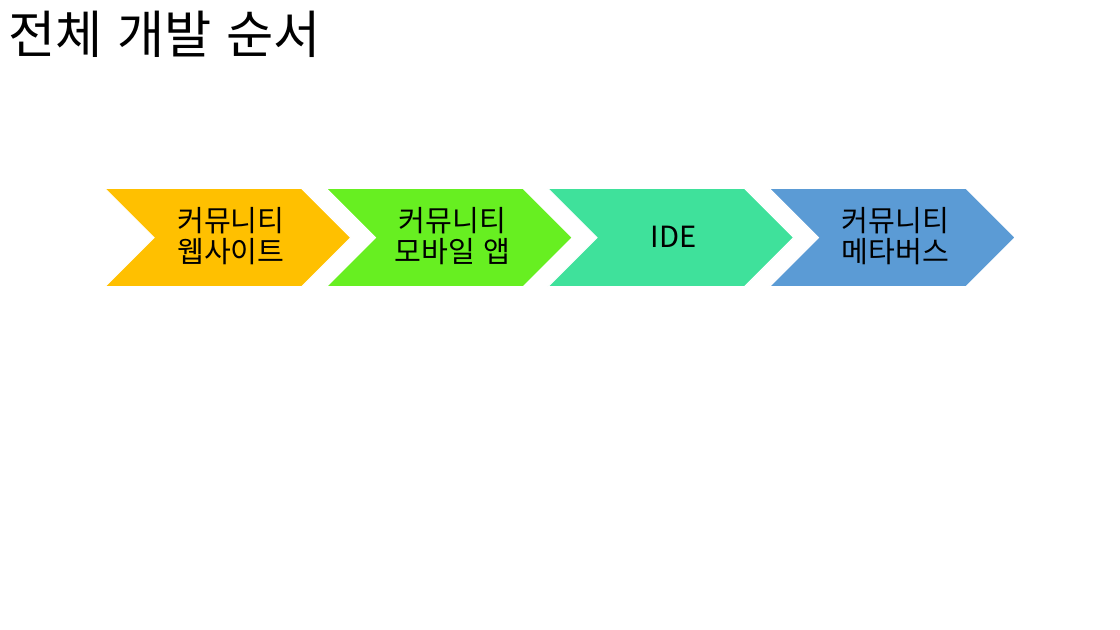
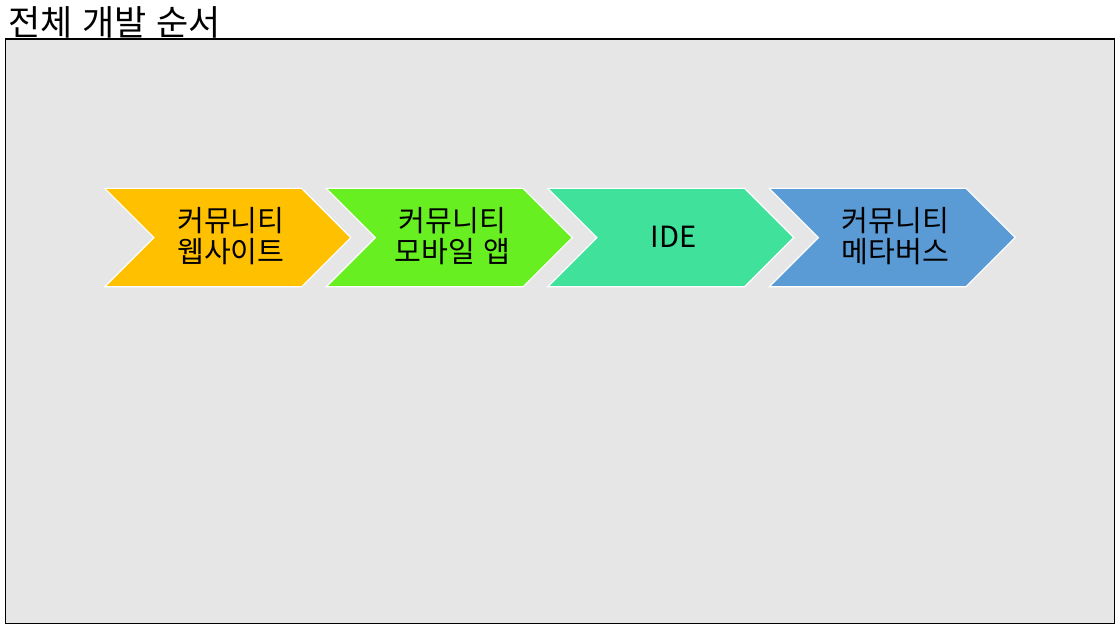
Before and after one commit to kkevin811015/MyDepartmentArchive, a slide deck: slide 2 of Documents/Requirements/service_order_client/raw/학과 커뮤니티 웹사이트 및 모바일 앱 개발 시스템 구성도.pptx. Drawn at 1120x630 pixels with LibreOffice and Linux fonts; fonts in the diff are those of the drawing. Boxes give left, top, right and bottom in pixels: in the first picture for what was removed or moved away, otherwise in the second. Text is boxed around its words. In the diff, an @@ line names an element or a change of style, - is before the commit and + after.

```diff
--- a/Documents/Requirements/service_order_client/raw/학과 커뮤니티 웹사이트 및 모바일 앱 개발 시스템 구성도.pptx
+++ b/Documents/Requirements/service_order_client/raw/학과 커뮤니티 웹사이트 및 모바일 앱 개발 시스템 구성도.pptx
@@ title "전체 개발 순서" at (8,6,221,40): size 44 to 30 pt @@
@@ rectangle added at (5,39,1115,623), fill #E7E6E6, outline #000000 1 pt @@
```
Also in this commit, not shown: 3 other slides changed.
